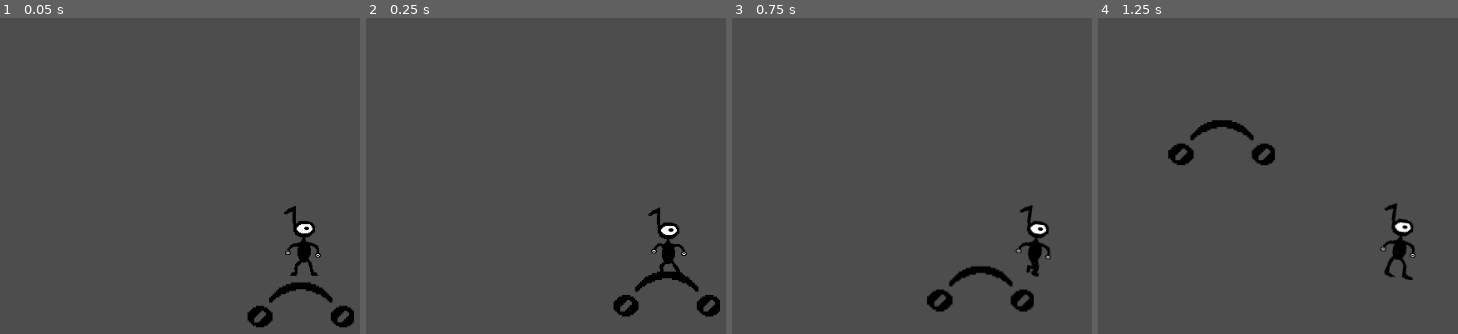
Above: before the commit, frames 1-4 (left to right).
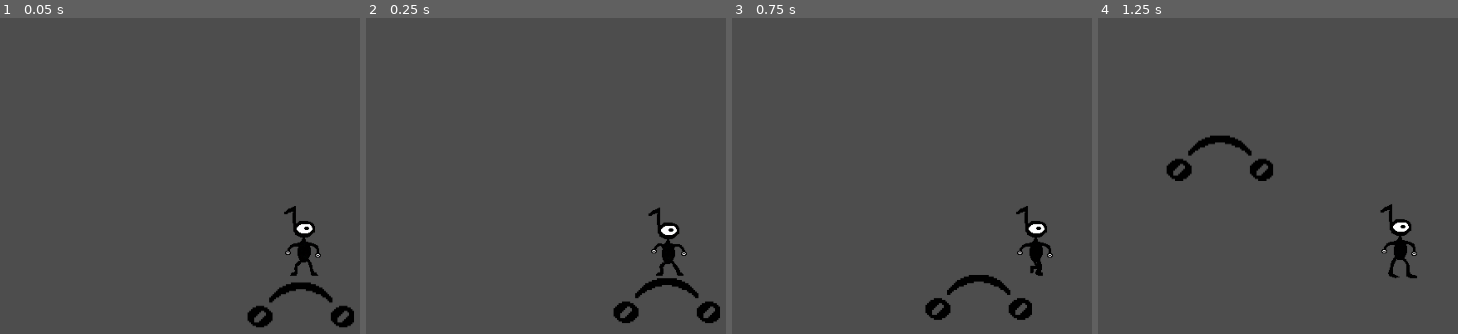
Above: after the commit, the same moments.

Repository: TechPowerAwaits/MRUHacks-2026
Game: Godot game, scene res://scenes/playertest.tscn
Two runs of this game, one before a commit and one after it. Both use one fixed random seed, a clock stepped at 60 frames per second and the inputs below. This scene is started directly instead of the project's main scene.
Inputs:
- Up to frame 1 (0.05 s): no input
- Up to frame 2 (0.25 s): no input
- Up to frame 3 (0.75 s): tap Enter at 0.5 s; hold D (move_right) from 0.53 s (still down)
- Up to frame 4 (1.25 s): keep holding D (move_right); tap Space (jump) at 0.77 s

Frame 1 is identical in both runs. In frame 2, 1.5% of the frame differs, in the area x 68-99%, y 80-97%; in frame 3, 2.3%; in frame 4, 2.6%, in the area x 18-89%, y 32-83%.

Commit message:
Improve collision with ThinLegato

Diff:
--- a/scenes/ThinLegato.tscn
+++ b/scenes/ThinLegato.tscn
@@ -8,5 +8,5 @@
 texture = ExtResource("1_1mtkl")
 
 [node name="CollisionPolygon2D" type="CollisionPolygon2D" parent="." unique_id=2011505060]
-position = Vector2(-55, 13)
-polygon = PackedVector2Array(1, 2, 28, -17, 50, -23, 73, -20, 93, -10, 111, 3)
+position = Vector2(-58, 22)
+polygon = PackedVector2Array(-4, 6, -1, -6, 17, -5, 17, -8, 28, -31, 44, -37, 70, -40, 93, -23, 124, 3)
